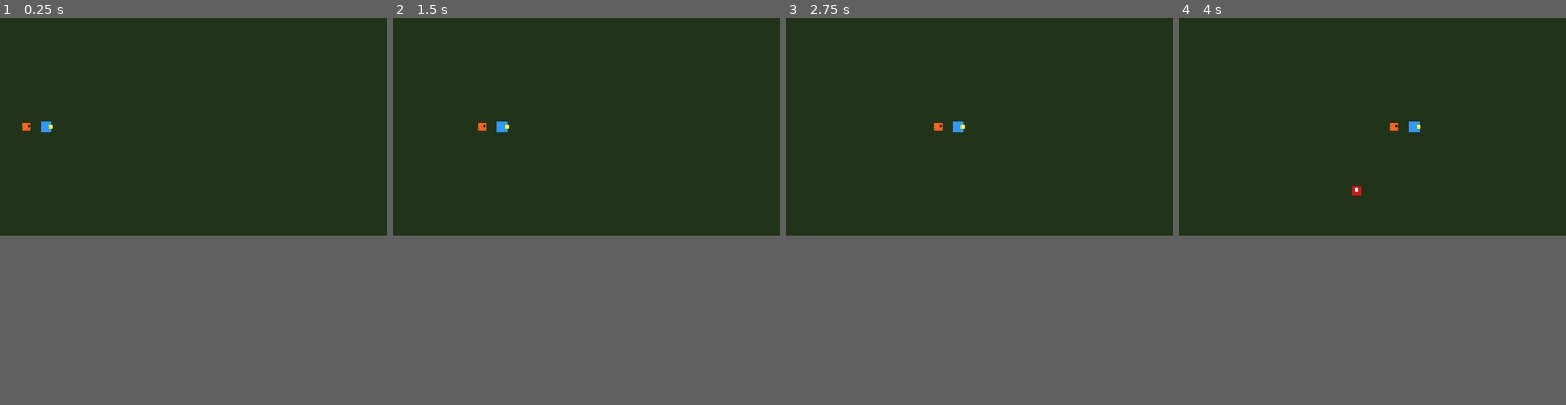
Above: before the commit, frames 1-4 (left to right).
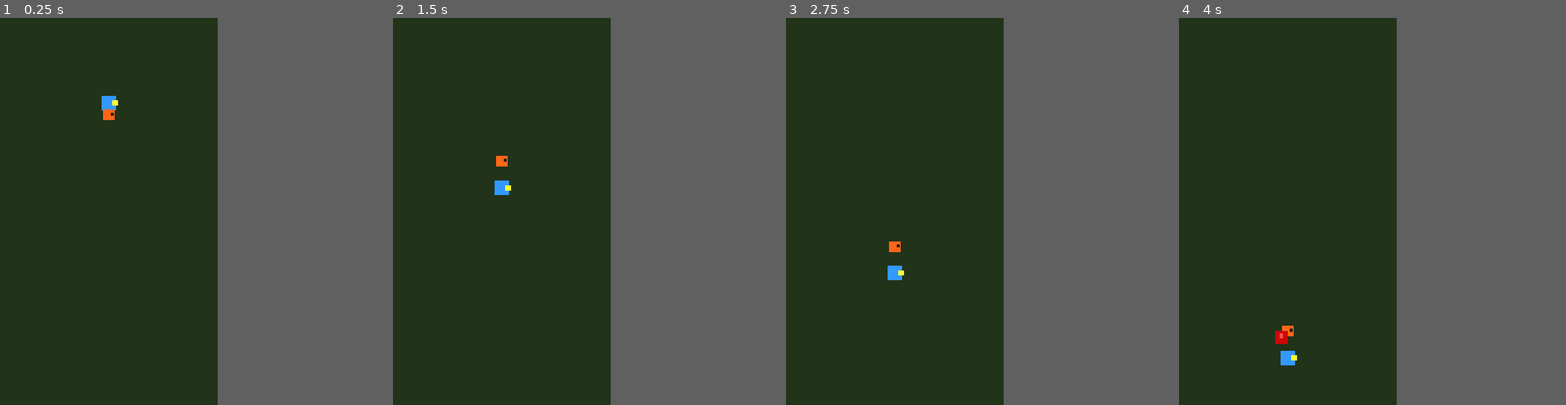
Above: after the commit, the same moments.

Repository: estebo0/idle-pet-game
Game: Godot game, scene res://scenes/World.tscn
The game is run twice, just before and just after one commit, with the same random seed, the same clock (stepped at 60 frames per second) and the same inputs.
Inputs:
- Up to frame 1 (0.25 s): no input
- Up to frame 2 (1.5 s): no input
- Up to frame 3 (2.75 s): no input
- Up to frame 4 (4 s): no input
In our replay, the window is 800x450 before the commit and 450x800 after it. These sizes can differ from the game's own. Grey fills any space a smaller window leaves; there, only what the larger window draws over its background counts as a difference.

The runs differ from the first frame. In frame 1, 0.3% of the frame differs, in the area x 5-31%, y 20-30%; in frame 2, 0.4%; in frame 3, 0.4%; in frame 4, 0.5%, in the area x 24-63%, y 26-90%.

Commit message:
Portrait mode, player moves down, pet shoots ranged projectiles

Diff:
--- a/project.godot
+++ b/project.godot
@@ -17,6 +17,8 @@
 
 [display]
 
+window/size/viewport_width=480
+window/size/viewport_height=854
 window/stretch/mode="canvas_items"
 window/stretch/aspect="expand"
 
--- /dev/null
+++ b/scenes/Projectile.tscn
@@ -0,0 +1,13 @@
+[gd_scene format=3 uid="uid://proj00001"]
+
+[ext_resource type="Script" path="res://scripts/Projectile.gd" id="1_proj"]
+
+[node name="Projectile" type="Node2D"]
+script = ExtResource("1_proj")
+
+[node name="Body" type="ColorRect" parent="."]
+offset_left = -5.0
+offset_top = -5.0
+offset_right = 5.0
+offset_bottom = 5.0
+color = Color(1, 0.9, 0.1, 1)
--- a/scenes/World.tscn
+++ b/scenes/World.tscn
@@ -9,15 +9,15 @@
 [node name="Background" type="ColorRect" parent="."]
 offset_left = 0.0
 offset_top = 0.0
-offset_right = 1152.0
-offset_bottom = 648.0
+offset_right = 480.0
+offset_bottom = 854.0
 color = Color(0.13, 0.2, 0.1, 1)
 
 [node name="Player" parent="." instance=ExtResource("1_world")]
-position = Vector2(100, 324)
+position = Vector2(240, 150)
 
 [node name="Pet" parent="." instance=ExtResource("2_world")]
-position = Vector2(40, 324)
+position = Vector2(240, 220)
 
 [node name="EnemySpawner" type="Node2D" parent="."]
 script = ExtResource("3_world")
--- a/scripts/Pet.gd
+++ b/scripts/Pet.gd
@@ -2,9 +2,10 @@
 
 const SPEED = 180.0
 const FOLLOW_DISTANCE = 60.0
-const ATTACK_RANGE = 80.0
-const ATTACK_DAMAGE = 1
+const ATTACK_RANGE = 200.0
 const ATTACK_COOLDOWN = 0.8
+
+const PROJECTILE_SCENE = preload("res://scenes/Projectile.tscn")
 
 var target: Node2D = null
 var attack_timer: float = 0.0
@@ -18,14 +19,21 @@
 	var nearest_enemy = _get_nearest_enemy()
 
 	if nearest_enemy != null and position.distance_to(nearest_enemy.position) <= ATTACK_RANGE:
-		# Atacar al enemigo más cercano
+		# Disparar al enemigo más cercano
 		if attack_timer <= 0.0:
-			nearest_enemy.take_damage(ATTACK_DAMAGE)
+			_shoot(nearest_enemy)
 			attack_timer = ATTACK_COOLDOWN
-	elif target != null and position.distance_to(target.position) > FOLLOW_DISTANCE:
-		# Seguir al jugador si no hay enemigos cerca
+
+	# Siempre seguir al jugador manteniendo distancia
+	if target != null and position.distance_to(target.position) > FOLLOW_DISTANCE:
 		var direction = (target.position - position).normalized()
 		position += direction * SPEED * delta
+
+func _shoot(enemy: Node2D) -> void:
+	var proj = PROJECTILE_SCENE.instantiate()
+	proj.position = position
+	proj.direction = (enemy.position - position).normalized()
+	get_parent().add_child(proj)
 
 func _get_nearest_enemy() -> Node2D:
 	var enemies = get_tree().get_nodes_in_group("enemies")
--- a/scripts/Player.gd
+++ b/scripts/Player.gd
@@ -3,8 +3,9 @@
 const SPEED = 150.0
 
 func _process(delta: float) -> void:
-	position.x += SPEED * delta
+	position.y += SPEED * delta
 
-	var screen_width = get_viewport_rect().size.x
-	if position.x > screen_width + 50:
-		position.x = -50
+	# Al salir por abajo vuelve por arriba
+	var screen_height = get_viewport_rect().size.y
+	if position.y > screen_height + 50:
+		position.y = -50
--- /dev/null
+++ b/scripts/Projectile.gd
@@ -0,0 +1,22 @@
+extends Node2D
+
+const SPEED = 300.0
+
+var direction: Vector2 = Vector2.ZERO
+var damage: int = 1
+
+func _process(delta: float) -> void:
+	position += direction * SPEED * delta
+
+	# Destruir al salir de pantalla
+	var screen = get_viewport_rect().size
+	if position.x < -50 or position.x > screen.x + 50 or position.y < -50 or position.y > screen.y + 50:
+		queue_free()
+		return
+
+	# Comprobar impacto con enemigos
+	for enemy in get_tree().get_nodes_in_group("enemies"):
+		if position.distance_to(enemy.position) < 20:
+			enemy.take_damage(damage)
+			queue_free()
+			return
